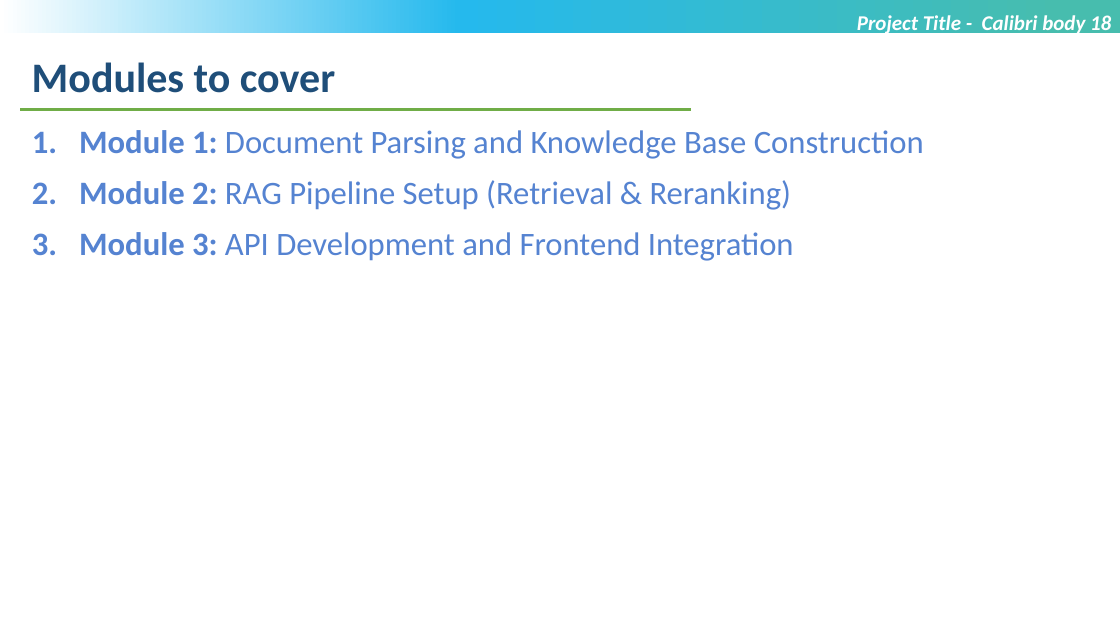
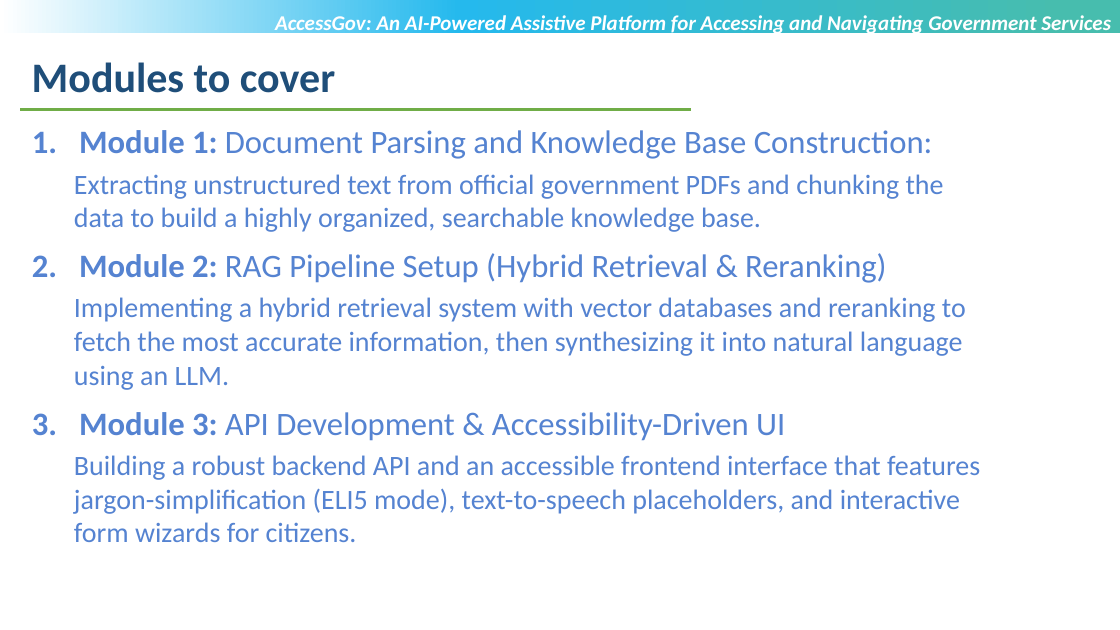
Before and after one commit to MehtaRahi/AccessGov, a slide deck: slide 8 of T9998_VIT-Chennai_Rahi_Sanxipt_Mehta_Review1.pptx. Drawn at 1120x630 pixels with LibreOffice and Linux fonts; fonts in the diff are those of the drawing; background and template pictures are left out. Boxes give left, top, right and bottom in pixels: in the first picture for what was removed or moved away, otherwise in the second. Text is boxed around its words. In the diff, an @@ line names an element or a change of style, - is before the commit and + after.

Commit message:
docs: add architecture documentation and update project presentation files

```diff
--- a/T9998_VIT-Chennai_Rahi_Sanxipt_Mehta_Review1.pptx
+++ b/T9998_VIT-Chennai_Rahi_Sanxipt_Mehta_Review1.pptx
@@ text added at box(275, 15, 1111, 36), 18 pt, text #FFFFFF, bold, italic @@
+AccessGov: An AI-Powered Assistive Platform for Accessing and Navigating Government Services
@@ text removed at box(857, 15, 1111, 36) @@
-Project Title - Calibri body 18
@@ text at box(74, 130, 980, 514): text changed; size 28 to 24 pt @@
-1. Module 1: Document Parsing and Knowledge Base Construction
-2. Module 2: RAG Pipeline Setup (Retrieval & Reranking)
-3. Module 3: API Development and Frontend Integration
+1. Module 1: Document Parsing and Knowledge Base Construction:
+  Extracting unstructured text from official government PDFs and chunking the data to build a highly organized, searchable knowledge base.
+2. Module 2: RAG Pipeline Setup (Hybrid Retrieval & Reranking)
+  Implementing a hybrid retrieval system with vector databases and reranking to fetch the most accurate information, then synthesizing it into natural language using an LLM.
+3. Module 3: API Development & Accessibility-Driven UI
+  Building a robust backend API and an accessible frontend interface that features jargon-simplification (ELI5 mode), text-to-speech placeholders, and interactive form wizards for citizens.
```
Also in this commit, not shown: 4 other slides changed, 3 slides added, 2 slides removed, 2 other files.
